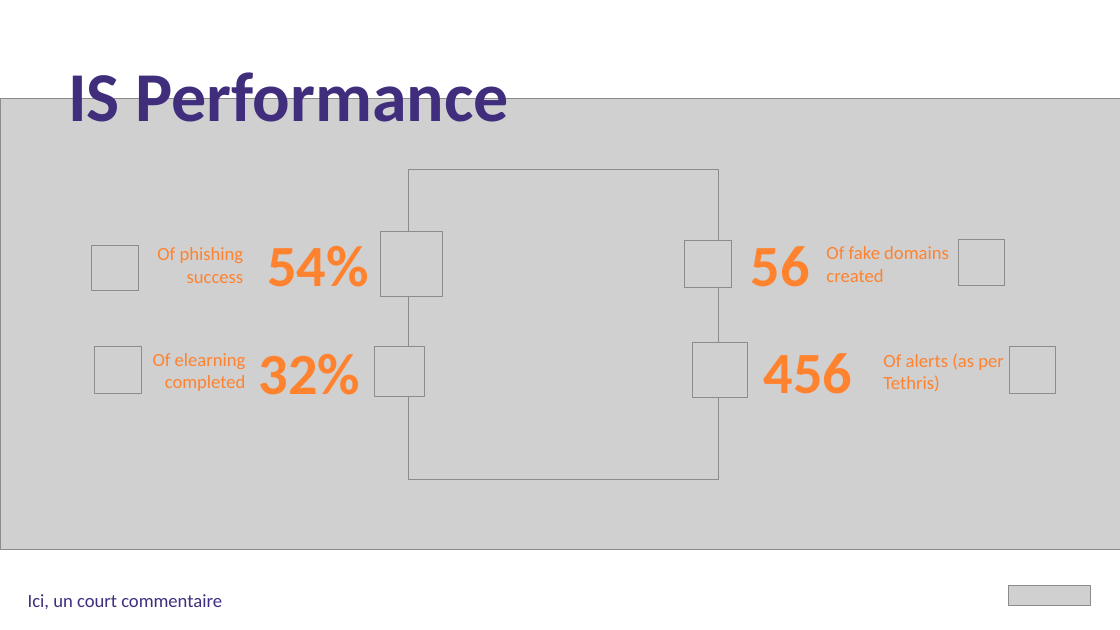
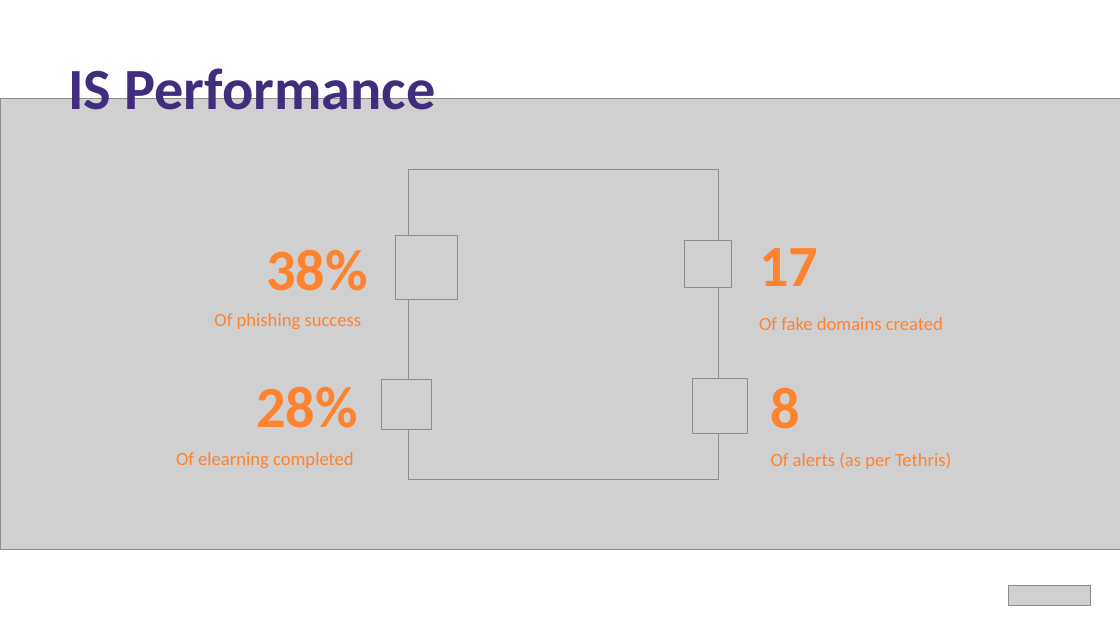
Before and after one commit to Jintus/powerpoint-generator, a slide deck: slide 4 of build/assets/KPI.pptx. Drawn at 1120x630 pixels with LibreOffice and Linux fonts; fonts in the diff are those of the drawing; grey boxes stand for pictures. Boxes give left, top, right and bottom in pixels: in the first picture for what was removed or moved away, otherwise in the second. Text is boxed around its words. In the diff, an @@ line names an element or a change of style, - is before the commit and + after.

```diff
--- a/build/assets/KPI.pptx
+++ b/build/assets/KPI.pptx
@@ text "IS Performance" at (68, 61, 435, 110): size 60 to 50 pt @@
@@ picture: place and size @@
-picture at (381, 232, 443, 297)
+picture at (396, 235, 458, 300)
@@ picture removed at (959, 239, 1005, 286) @@
@@ picture removed at (92, 245, 138, 291) @@
@@ text at (266, 249, 368, 291): text changed @@
-54%
+38%
@@ text at (759, 248, 818, 286): text changed @@
-56
+17
@@ text "Of phishing success" rewrapped from (157, 247, 244, 283) to (214, 313, 362, 329) @@
@@ text "Of fake domains created" rewrapped from (826, 246, 949, 282) to (759, 317, 943, 330) @@
@@ picture removed at (95, 347, 142, 394) @@
@@ picture removed at (1009, 347, 1056, 394) @@
@@ text at (256, 386, 358, 428): text changed @@
-32%
+28%
@@ picture: place and size @@
-picture at (375, 346, 425, 397)
+picture at (381, 379, 432, 429)
@@ picture: place and size @@
-picture at (692, 343, 747, 397)
+picture at (692, 378, 747, 433)
@@ text at (771, 387, 801, 429): text changed @@
-456
+8
@@ text "Of elearning completed" rewrapped from (153, 353, 246, 391) to (176, 452, 354, 468) @@
@@ text "Of alerts (as per Tethris)" rewrapped from (883, 353, 1004, 392) to (771, 452, 951, 469) @@
@@ text removed at (28, 594, 222, 609) @@
-Ici, un court commentaire
```
Also in this commit, not shown: 11 other slides changed, 1 slide added, 12 other files.
